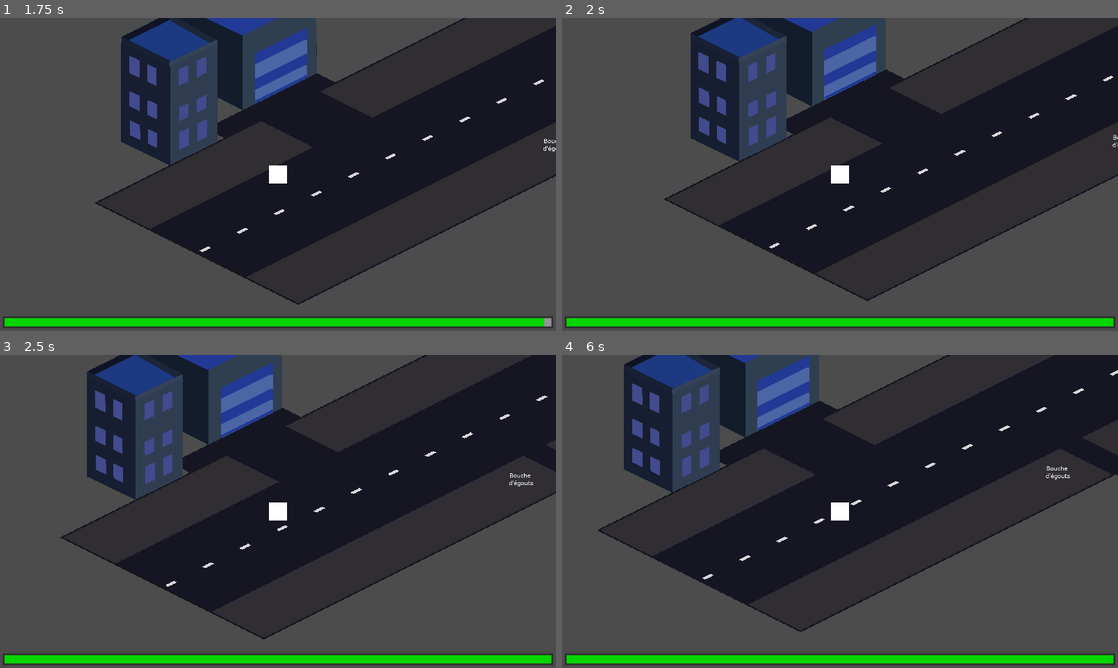
Above: before the commit, frames 1-4 (two rows, left to right).
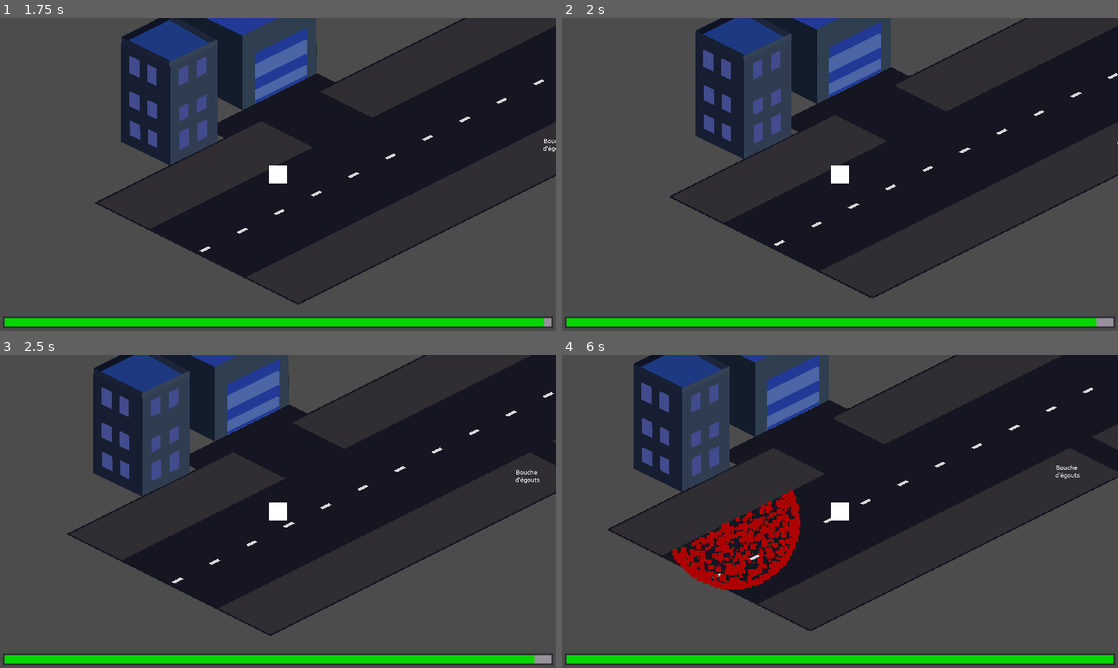
Above: after the commit, the same moments.

Repository: Merliin42/Ludum-Dare-46
Game: Godot game, scene res://Scenes/Main.tscn
Same seed, same stepped clock (60 frames per second), same inputs: the game is played once before the commit and once after it.
Inputs:
- Up to frame 1 (1.75 s): tap Enter (ui_accept) at 0.5, 0.77, 1.52 s; hold D (ui_right) 0.53-1.28 s; hold S (speed_down) from 1.28 s (still down)
- Up to frame 2 (2 s): keep holding S (speed_down)
- Up to frame 3 (2.5 s): release S (speed_down) at 2.03 s; hold D (ui_right) from 2.03 s (still down)
- Up to frame 4 (6 s): tap Enter (ui_accept) at 3.02, 3.77, 4.52 s; release D (ui_right) at 3.53 s; hold Q (ui_left) 3.53-5.03 s; hold S (speed_down) 5.03-5.78 s; hold D (ui_right) from 5.78 s (still down)

Frame 1 is identical in both runs. In frame 2, 4.8% of the frame differs, in the area x 18-100%, y 0-99%; in frame 3, 6.5%; in frame 4, 14%, in the area x 6-100%, y 0-89%.

Commit message:
Pennywise blood

Diff:
--- a/Scenes/Main.tscn
+++ b/Scenes/Main.tscn
@@ -19,7 +19,7 @@
 [node name="GUI" parent="." instance=ExtResource( 6 )]
 
 [node name="TestCam" type="Camera2D" parent="."]
-position = Vector2( 10232, -2232 )
+position = Vector2( 1083.26, 2422.62 )
 zoom = Vector2( 10, 10 )
 
 [node name="PennywiseHunger" type="Timer" parent="."]
--- a/Scenes/Map/Pennywise.tscn
+++ b/Scenes/Map/Pennywise.tscn
@@ -1,20 +1,24 @@
-[gd_scene load_steps=4 format=2]
+[gd_scene load_steps=5 format=2]
 
 [ext_resource path="res://Assets/Sounds/bone_crush.wav" type="AudioStream" id=1]
 [ext_resource path="res://Scripts/Map/Pennywise.gd" type="Script" id=2]
+[ext_resource path="res://Scenes/Particles/Blood2.tscn" type="PackedScene" id=3]
 
 [sub_resource type="RectangleShape2D" id=1]
 extents = Vector2( 480, 64 )
 
 [node name="Pennywise" type="Area2D"]
-rotation = 0.785398
 collision_layer = 8
 collision_mask = 32
 script = ExtResource( 2 )
 
 [node name="CollisionShape2D" type="CollisionShape2D" parent="."]
+rotation = 0.698132
 shape = SubResource( 1 )
 
 [node name="Sound" type="AudioStreamPlayer2D" parent="."]
 stream = ExtResource( 1 )
+
+[node name="Blood2" parent="." instance=ExtResource( 3 )]
+position = Vector2( -184, -120 )
 [connection signal="body_entered" from="." to="." method="_on_Pennywise_body_entered"]
--- a/Scenes/Particles/Blood2.tscn
+++ b/Scenes/Particles/Blood2.tscn
@@ -8,14 +8,15 @@
 initial_velocity = 300.0
 orbit_velocity = 0.0
 orbit_velocity_random = 0.0
-linear_accel = -500.0
-scale = 6.0
+linear_accel = -200.0
+scale = 20.0
 scale_random = 1.0
 color = Color( 0.682353, 0, 0, 1 )
 
 [node name="Blood2" type="Particles2D"]
 emitting = false
 amount = 1000
+lifetime = 2.0
 one_shot = true
 local_coords = false
 process_material = SubResource( 1 )
--- a/Scripts/Map/Pennywise.gd
+++ b/Scripts/Map/Pennywise.gd
@@ -2,3 +2,4 @@
 
 func _on_Pennywise_body_entered(body):
 	$Sound.play()
+	$Blood2.emitting = true
Not shown: 2 places in default_bus_layout.tres that only renumber resources
